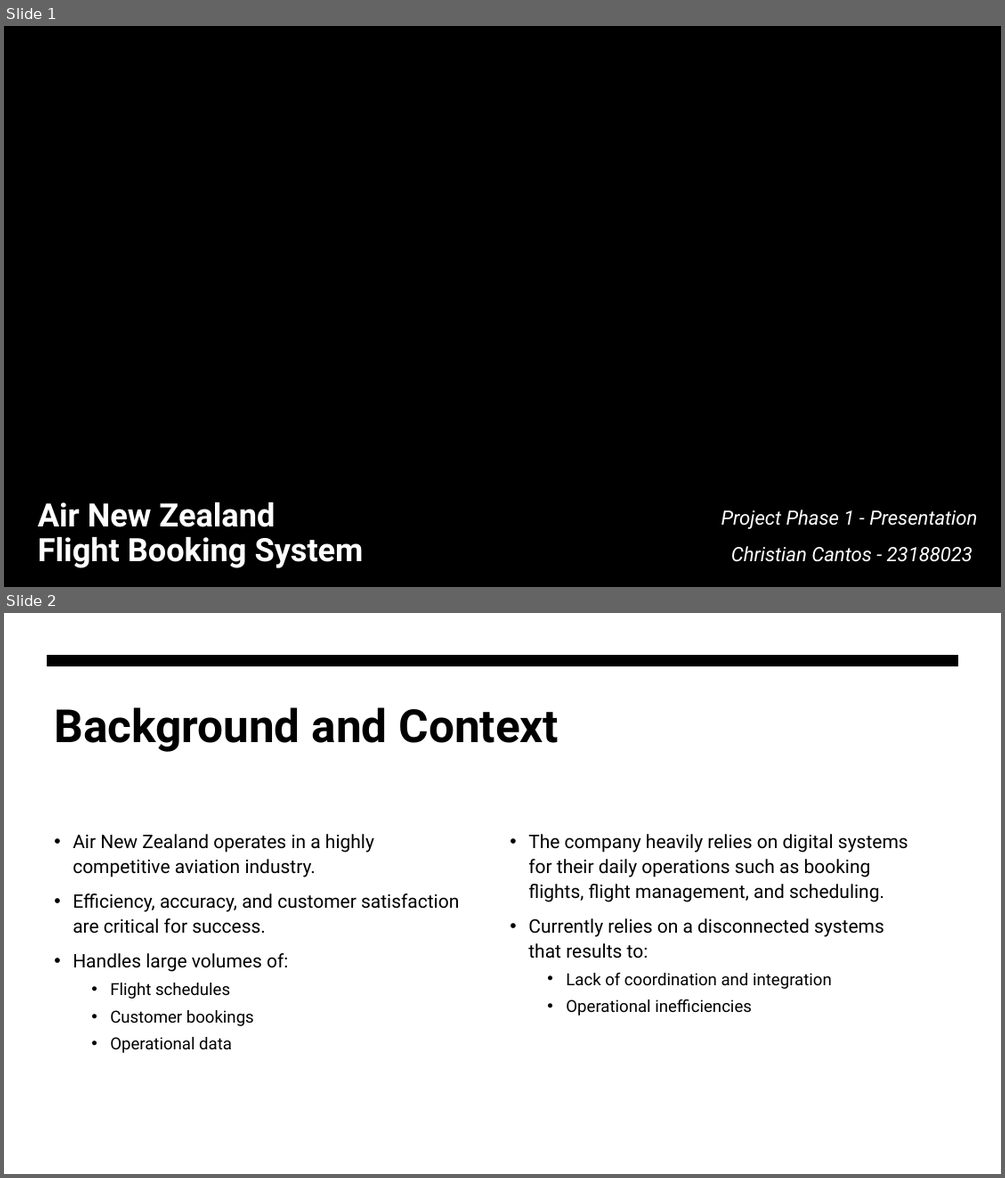
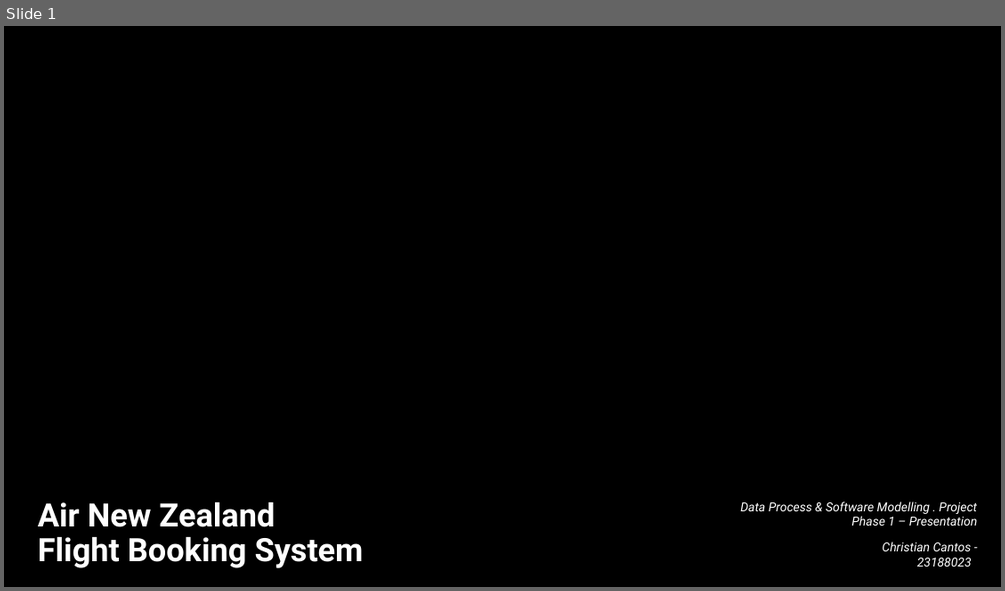
Before and after one commit to Ianieee36/ENSE706_Project, a slide deck: FBS_Presentation.pptx. Shown one above the other, each under a label of ours: slides 1 and 2 before the commit, slide 1 after it. The pictures are 1005x1178 and 1005x591 pixels, drawn with LibreOffice and Linux fonts; fonts in the diff are those of the drawing; background and template pictures are left out. Boxes give left, top, right and bottom in pixels: in the first picture for what was removed or moved away, otherwise in the second. Text is boxed around its words. In the diff, an @@ line names an element or a change of style, - is before the commit and + after.

```diff
--- a/FBS_Presentation.pptx
+++ b/FBS_Presentation.pptx
@@ slide 2 removed at [4, 613, 1001, 1174], background #FFFFFF @@
@@ freeform shape removed at [47, 655, 959, 666] @@
@@ title removed at [54, 707, 558, 752] @@
-Background and Context
@@ text removed at [73, 834, 459, 1053] @@
-• Air New Zealand operates in a highly competitive aviation industry.
-• Efficiency, accuracy, and customer satisfaction are critical for success.
-• Handles large volumes of:
-  • Flight schedules
-  • Customer bookings
-  • Operational data
@@ text removed at [528, 834, 908, 1015] @@
-• The company heavily relies on digital systems for their daily operations such as booking flights, flight management, and scheduling.
-• Currently relies on a disconnected systems that results to:
-  • Lack of coordination and integration
-  • Operational inefficiencies
@@ slide 1 changed as well @@
@@ subtitle at [740, 501, 978, 525]: text changed; size 19 to 12 pt @@
-Project Phase 1 - Presentation
+Data Process & Software Modelling . Project Phase 1 – Presentation
@@ subtitle at [882, 541, 971, 566]: size 19 to 12 pt in "Christian Cantos - 23188023"; line spacing 1.1 to 1 @@
```
Also in this commit, not shown: 3 other slides changed, 5 slides added, 2 other slides removed, 1 other file.
